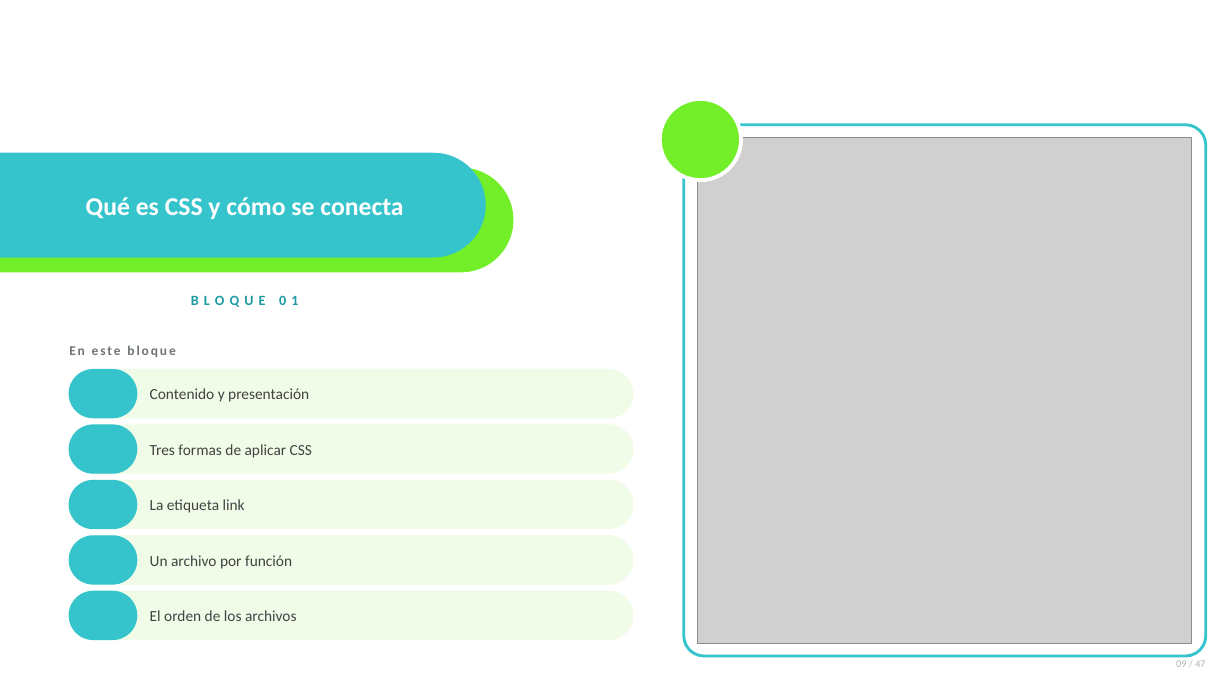
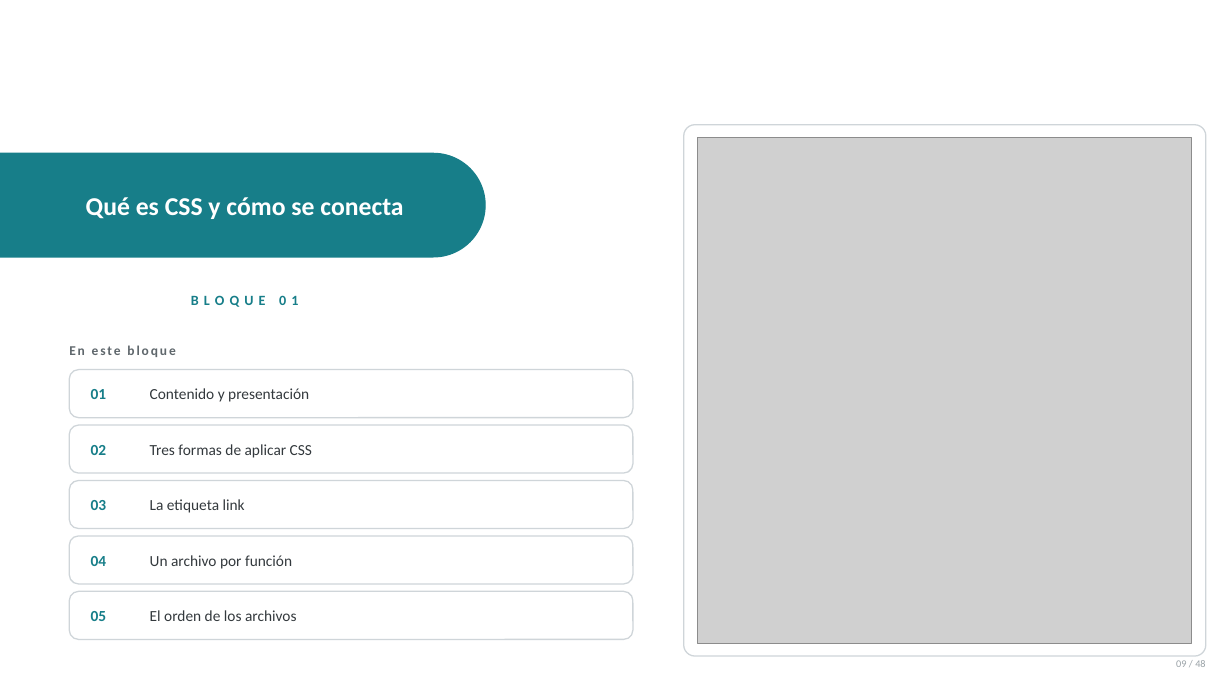
Before and after one commit to anibaler123143423234321/sesiones-dagner, a slide deck: slide 9 of SESION 08/Sesion08-Introduccion-a-CSS3.pptx. Drawn at 1232x693 pixels with LibreOffice and Linux fonts; fonts in the diff are those of the drawing; grey boxes stand for pictures; background and template pictures are left out. Boxes give left, top, right and bottom in pixels: in the first picture for what was removed or moved away, otherwise in the second. Text is boxed around its words. In the diff, an @@ line names an element or a change of style, - is before the commit and + after.

```diff
--- a/SESION 08/Sesion08-Introduccion-a-CSS3.pptx
+++ b/SESION 08/Sesion08-Introduccion-a-CSS3.pptx
@@ ellipse removed at (660,99,741,180) @@
@@ rounded rectangle at (684,125,1206,656): outline #36C4CC 2.25 pt to #CFD5D9 1 pt; proportions changed @@
@@ rounded rectangle at (0,153,485,257): fill #36C4CC to #177E89; outline #36C4CC 1 pt to #177E89 1 pt @@
@@ rounded rectangle removed at (0,168,513,272) @@
@@ text "BLOQUE 01" at (191,295,298,307): text colour #1E9AA3 to #177E89 @@
@@ text "En este bloque" at (69,345,175,357): text colour #6E7673 to #5F676C @@
@@ rounded rectangle removed at (69,370,137,418) @@
@@ text added at (91,389,107,399), 12 pt, text #177E89, bold @@
+01
@@ rounded rectangle removed at (69,425,137,473) @@
@@ text added at (91,445,107,455), 12 pt, text #177E89, bold @@
+02
@@ rounded rectangle removed at (69,481,137,529) @@
@@ text added at (91,500,107,510), 12 pt, text #177E89, bold @@
+03
@@ rounded rectangle removed at (69,536,137,584) @@
@@ text added at (91,556,107,566), 12 pt, text #177E89, bold @@
+04
@@ fill #F0FCE8 to #FFFFFF; outline #F0FCE8 1 pt to #CFD5D9 1 pt; proportions changed in 5 elements at (69,370,633,418), (69,425,633,473), (69,481,633,529), (69,536,633,584), (69,592,633,640) @@
@@ rounded rectangle removed at (69,592,137,640) @@
@@ text colour #424242 to #33393D in 5 elements at (150,388,309,402), (150,444,312,458), (150,499,245,513), (150,555,292,569), (150,610,297,621) @@
@@ text added at (91,611,107,621), 12 pt, text #177E89, bold @@
+05
@@ text at (1176,660,1205,667): text changed; text colour #AEB5B3 to #9AA2A7 @@
-09 / 47
+09 / 48
```
Also in this commit, not shown: 43 other slides changed, 4 slides added, 3 slides removed, 31 other files.
